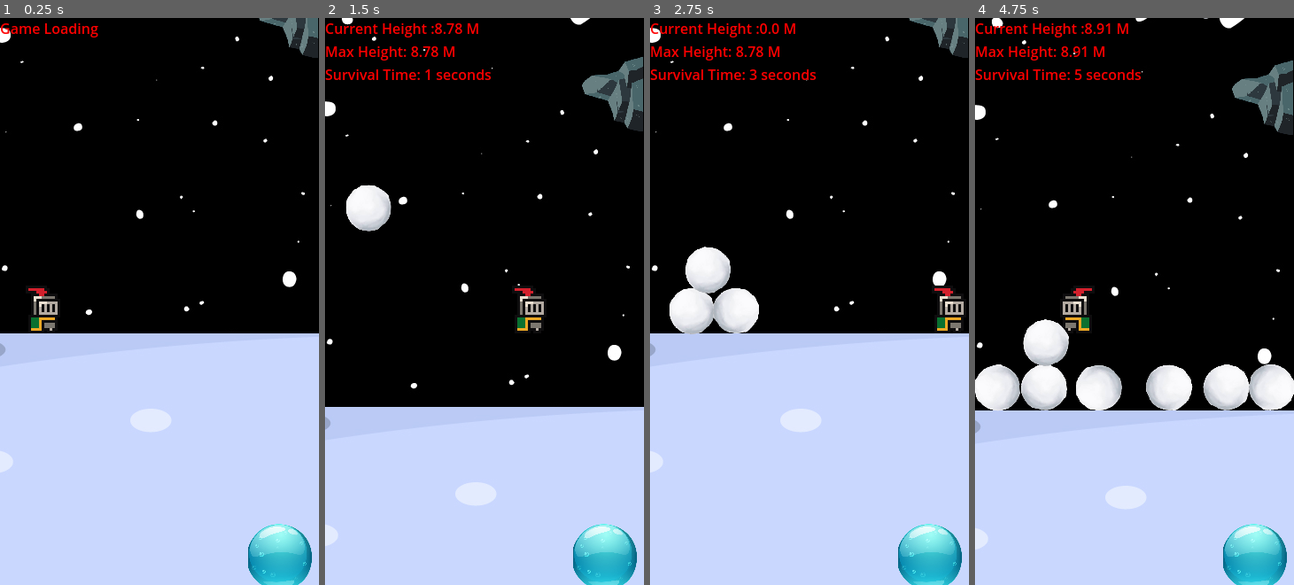
Above: before the commit, frames 1-4 (left to right).
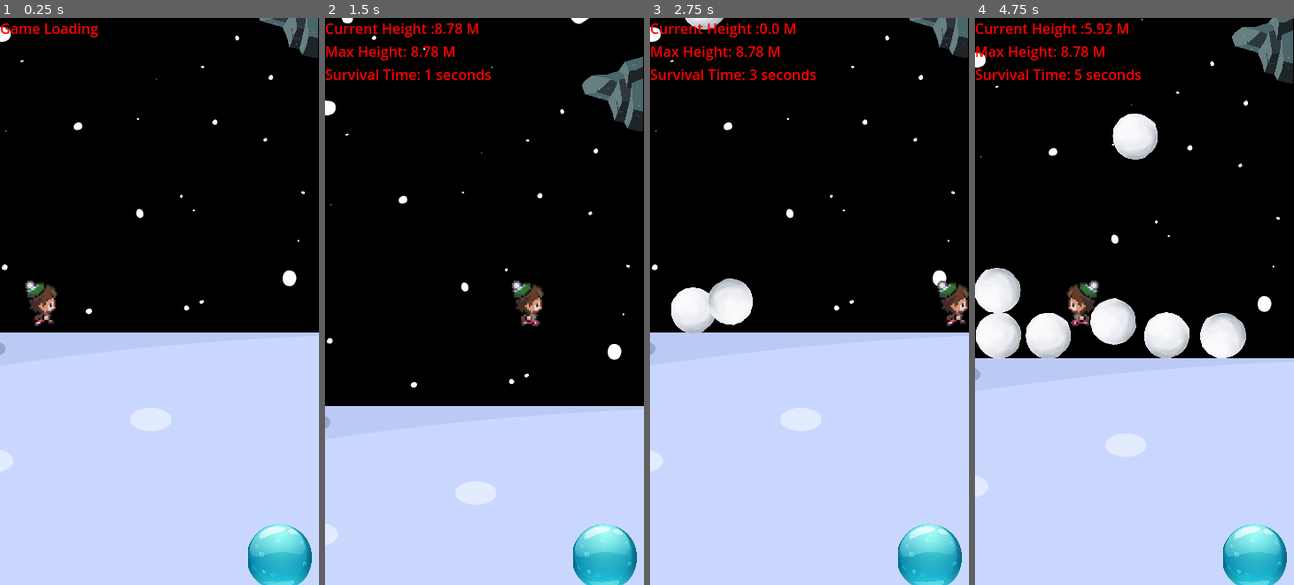
Above: after the commit, the same moments.

Repository: KushalRana/shirokuro
Game: Godot game, scene res://scenes/game.tscn
Same seed, same stepped clock (60 frames per second), same inputs: the game is played once before the commit and once after it.
Inputs (mouse positions are in pixels of both pictures, inside the frame that each line leads up to):
- Up to frame 1 (0.25 s): no input
- Up to frame 2 (1.5 s): move the mouse to (554, 273) at 0.52 s; hold Right (Move_Right) 0.53-1.25 s; click (554, 273) at 0.67 s; tap Space (Jump) at 0.77 s; drag from (420, 329) to (468, 414) at 1.27 s
- Up to frame 3 (2.75 s): move the mouse to (841, 176) at 2.02 s; hold Right (Move_Right) from 2.03 s (still down)
- Up to frame 4 (4.75 s): release Right (Move_Right) at 2.75 s; drag from (1118, 414) to (1038, 216) at 2.77 s; move the mouse to (1230, 386) at 3.52 s; hold Left (Move_Left) 3.53-4.25 s; tap Space (Jump) at 3.77 s; drag from (1038, 216) to (1086, 159) at 4.27 s

The runs differ from the first frame. In frame 1, 1.0% of the frame differs, in the area x 0-100%, y 1-70%; in frame 2, 2.0%; in frame 3, 2.7%; in frame 4, 20%, in the area x 0-100%, y 0-94%.

Commit message:
updated char pic
Changed char pic

Increased snowball spawn height to prevent a bug where spawn into existing snowball.

But this cause the snowball velocity to increase alot

Diff:
--- a/kuro's game/Kuro_Snowball/scenes/player.tscn
+++ b/kuro's game/Kuro_Snowball/scenes/player.tscn
@@ -1,11 +1,12 @@
-[gd_scene load_steps=9 format=3 uid="uid://omj2y7mwt8hv"]
+[gd_scene load_steps=14 format=3 uid="uid://omj2y7mwt8hv"]
 
 [ext_resource type="Texture2D" uid="uid://w3cad3tycchn" path="res://assets/sprites/knight.png" id="1_3vyb7"]
 [ext_resource type="Script" uid="uid://dfsb3qc57r3vq" path="res://scripts/player.gd" id="1_g2els"]
+[ext_resource type="Texture2D" uid="uid://dhbv8p4htrv1p" path="res://assets/sprites/snow_girl.png" id="4_dqkch"]
 
 [sub_resource type="CapsuleShape2D" id="CapsuleShape2D_3vyb7"]
-radius = 7.0
-height = 22.0
+radius = 58.0
+height = 202.0
 
 [sub_resource type="AtlasTexture" id="AtlasTexture_g2els"]
 atlas = ExtResource("1_3vyb7")
@@ -22,6 +23,22 @@
 [sub_resource type="AtlasTexture" id="AtlasTexture_qlg0r"]
 atlas = ExtResource("1_3vyb7")
 region = Rect2(96, 0, 32, 32)
+
+[sub_resource type="AtlasTexture" id="AtlasTexture_tuyoq"]
+atlas = ExtResource("4_dqkch")
+region = Rect2(0, 540, 270, 270)
+
+[sub_resource type="AtlasTexture" id="AtlasTexture_fjrip"]
+atlas = ExtResource("4_dqkch")
+region = Rect2(270, 540, 270, 270)
+
+[sub_resource type="AtlasTexture" id="AtlasTexture_smehm"]
+atlas = ExtResource("4_dqkch")
+region = Rect2(540, 540, 270, 270)
+
+[sub_resource type="AtlasTexture" id="AtlasTexture_ur7pv"]
+atlas = ExtResource("4_dqkch")
+region = Rect2(810, 540, 270, 270)
 
 [sub_resource type="SpriteFrames" id="SpriteFrames_tuyoq"]
 animations = [{
@@ -41,6 +58,23 @@
 "loop": true,
 "name": &"idle",
 "speed": 5.0
+}, {
+"frames": [{
+"duration": 1.0,
+"texture": SubResource("AtlasTexture_tuyoq")
+}, {
+"duration": 1.0,
+"texture": SubResource("AtlasTexture_fjrip")
+}, {
+"duration": 1.0,
+"texture": SubResource("AtlasTexture_smehm")
+}, {
+"duration": 1.0,
+"texture": SubResource("AtlasTexture_ur7pv")
+}],
+"loop": true,
+"name": &"walk",
+"speed": 5.0
 }]
 
 [node name="Player" type="Node2D"]
@@ -50,9 +84,9 @@
 collision_layer = 3
 
 [node name="CollisionShape2D" type="CollisionShape2D" parent="RigidBody2D"]
-position = Vector2(0, 3)
+position = Vector2(0, 10)
 shape = SubResource("CapsuleShape2D_3vyb7")
 
 [node name="AnimatedSprite2D" type="AnimatedSprite2D" parent="RigidBody2D"]
 sprite_frames = SubResource("SpriteFrames_tuyoq")
-animation = &"idle"
+animation = &"walk"
--- a/kuro's game/Kuro_Snowball/scripts/game.gd
+++ b/kuro's game/Kuro_Snowball/scripts/game.gd
@@ -118,7 +118,7 @@
 func _on_snowball_timer_timeout() -> void:
 	var dup=snowball.instantiate()
 	#Dropping from abit higher is fine
-	dup.position=Vector2(randf_range(0,srn.x) , $Camera2D.global_position.y + $Camera2D.offset.y - srn.y)
+	dup.position=Vector2(randf_range(0,srn.x) , $Camera2D.global_position.y + $Camera2D.offset.y - 1.5 * srn.y)
 	##Add speed to prevent detection of gameover
 	dup.find_child("RigidBody2D").linear_velocity=Vector2(0.0,0.01)
 	add_child(dup)
--- a/kuro's game/Kuro_Snowball/scripts/player.gd
+++ b/kuro's game/Kuro_Snowball/scripts/player.gd
@@ -2,9 +2,9 @@
 
 func _ready():
 	$RigidBody2D.set_lock_rotation_enabled(true)
-	$RigidBody2D/AnimatedSprite2D.play("idle")
+	$RigidBody2D/AnimatedSprite2D.play("walk")
 	#$RigidBody2D.position=Vector2(10,srn.y-10)
 	#$RigidBody2D.position=Vector2(50,0)
-	$RigidBody2D/CollisionShape2D.scale=Vector2(3.0,3.0)
-	$RigidBody2D/AnimatedSprite2D.scale=Vector2(3.0,3.0)
+	$RigidBody2D/CollisionShape2D.scale=Vector2(0.25,0.25)
+	$RigidBody2D/AnimatedSprite2D.scale=Vector2(0.25,0.25)
 	#$RigidBody2D.scale=Vector2(5.0,5.0)
Binary file added: kuro's game/Kuro_Snowball/assets/sprites/snow_girl.png
Not shown, changed: kuro's game/Kuro_Snowball/assets/sprites/snow_girl.png.import
